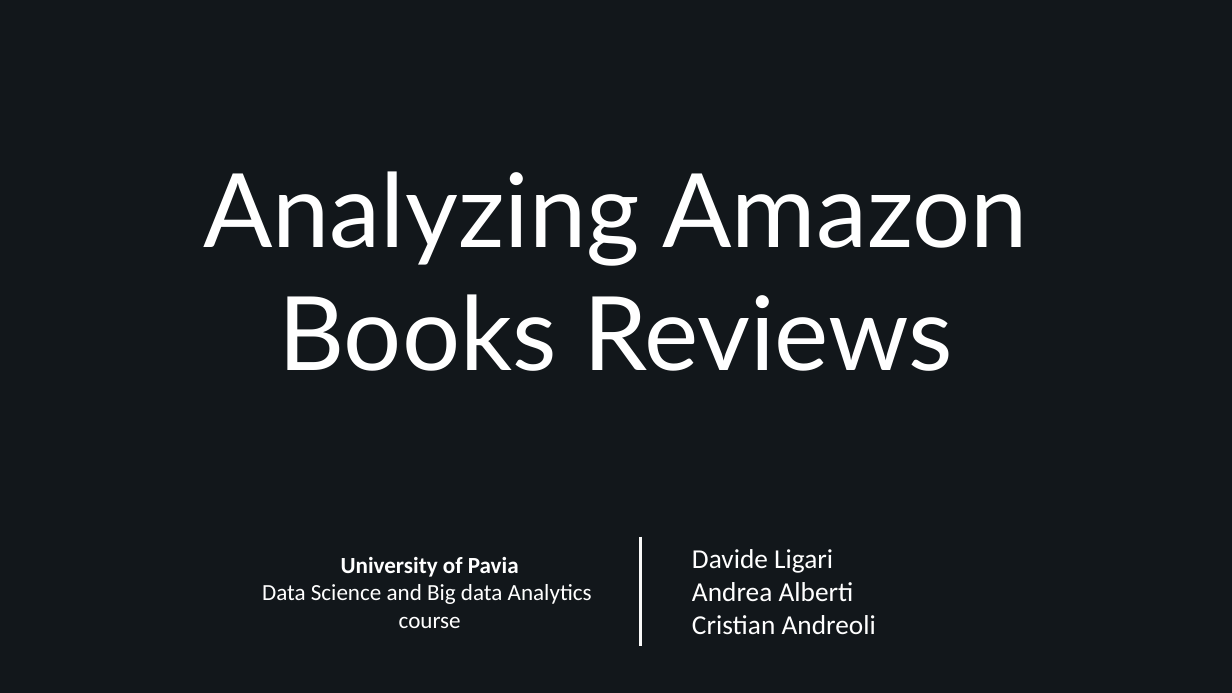
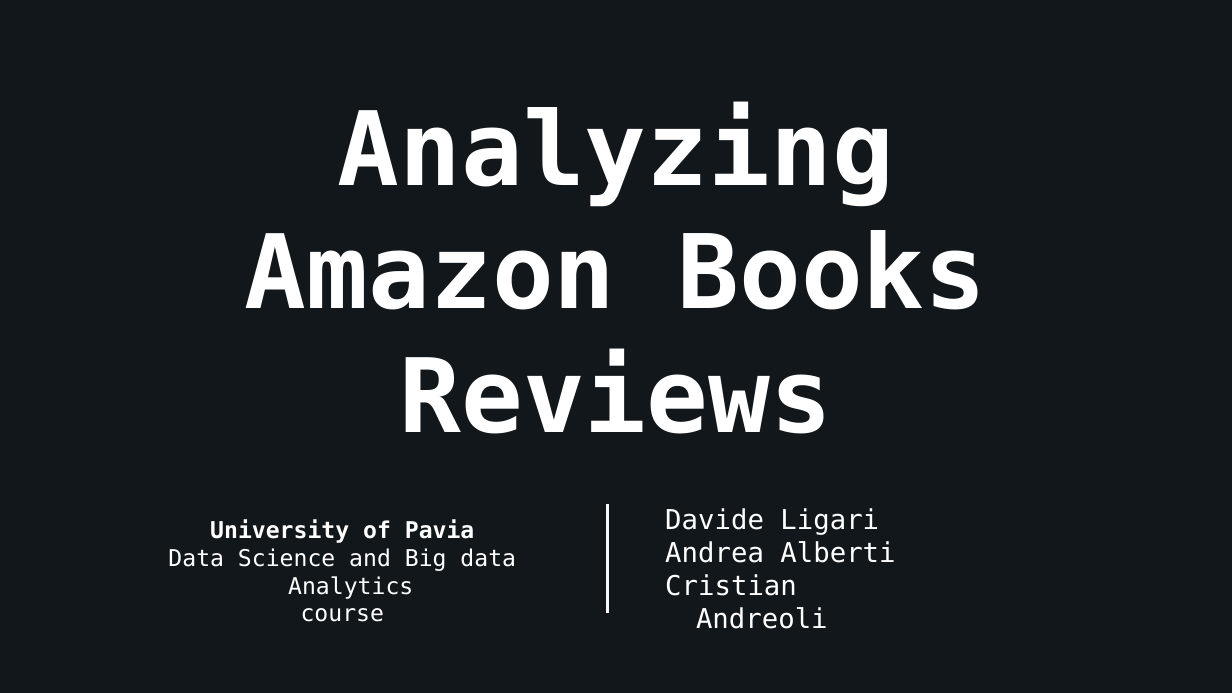
Before and after one commit to AndreaAlberti07/Amazon-books-reviews-ML, a slide deck: slide 1 of presentation/Presentation.pptx. Drawn at 1232x693 pixels with LibreOffice and Linux fonts; fonts in the diff are those of the drawing; background and template pictures are left out. Boxes give left, top, right and bottom in pixels: in the first picture for what was removed or moved away, otherwise in the second. Text is boxed around its words. In the diff, an @@ line names an element or a change of style, - is before the commit and + after.

```diff
--- a/presentation/Presentation.pptx
+++ b/presentation/Presentation.pptx
@@ title "Analyzing Amazon Books Reviews" at [245, 102, 987, 434]: font Lato to DejaVu Sans Mono, bold on @@
@@ text "University of Pavia" at [168, 519, 516, 599]: font Calibri to DejaVu Sans Mono @@
@@ text "University of Pavia": place and size @@
-text "University of Pavia" at [262, 557, 592, 628]
+text "University of Pavia" at [168, 519, 516, 599]
@@ line moved from (640, 537) - (640, 646) to (607, 504) - (607, 614) @@
@@ subtitle "Davide Ligari": place and size @@
-subtitle "Davide Ligari" at [692, 549, 876, 635]
+subtitle "Davide Ligari" at [665, 508, 895, 629]
@@ subtitle "Davide Ligari" at [665, 508, 895, 629]: font Calibri to DejaVu Sans Mono @@
```
Also in this commit, not shown: 8 other slides changed, 14 slides added, 8 slides removed.
